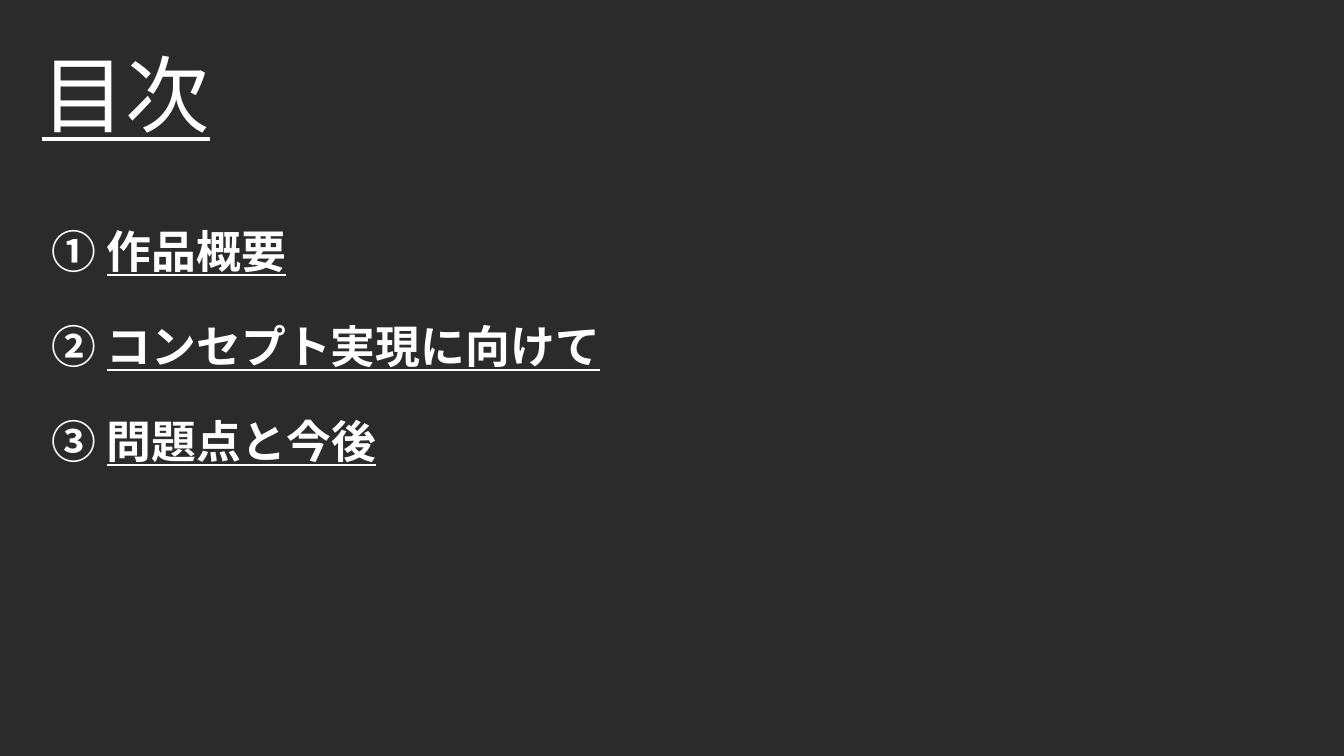
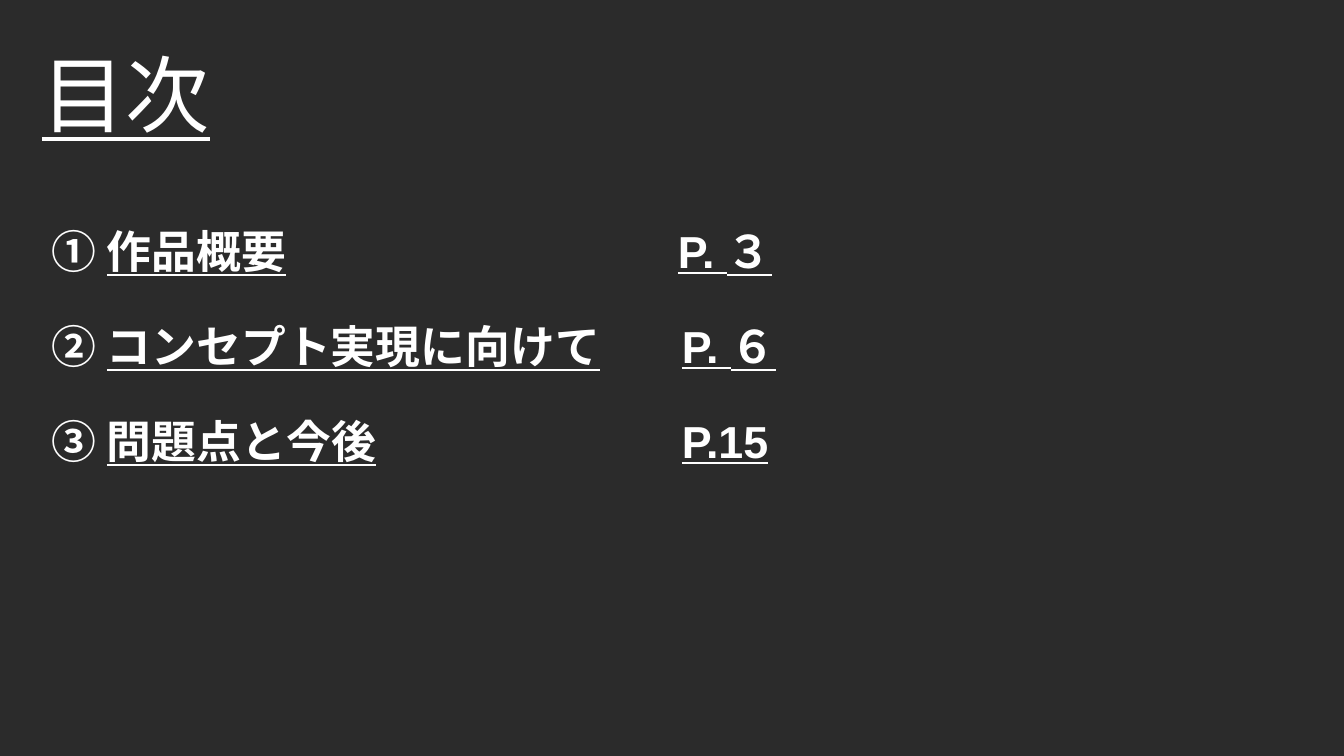
Before and after one commit to Takeshi0106/Action_Game, a slide deck: slide 2 of 03_個人製作_フレームワーク_作品詳細資料.pptx. Drawn at 1344x756 pixels with LibreOffice and Linux fonts; fonts in the diff are those of the drawing; background and template pictures are left out; a plain dark background stands for a picture behind light text. Boxes give left, top, right and bottom in pixels: in the first picture for what was removed or moved away, otherwise in the second. Text is boxed around its words. In the diff, an @@ line names an element or a change of style, - is before the commit and + after.

```diff
--- a/03_個人製作_フレームワーク_作品詳細資料.pptx
+++ b/03_個人製作_フレームワーク_作品詳細資料.pptx
@@ text added at (678,234,772,276), 32 pt, text #FFFFFF, bold, underline @@
+P. ３
@@ text added at (682,329,776,371), 32 pt, text #FFFFFF, bold, underline @@
+P. ６
@@ text added at (682,427,768,464), 32 pt, text #FFFFFF, bold, underline @@
+P.15
```
Also in this commit, not shown: 11 other slides changed, 12 slides added, 2 slides removed.
